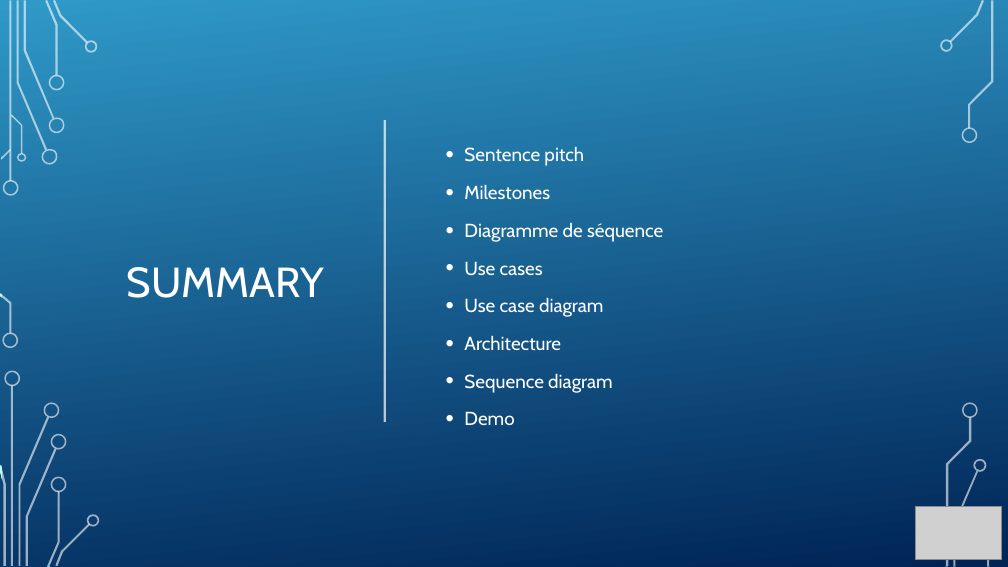
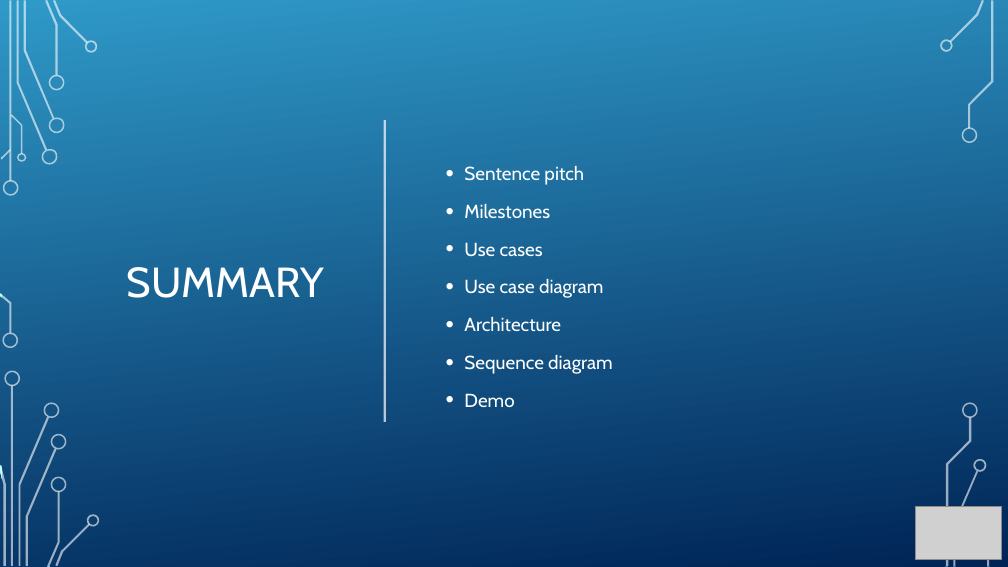
Before and after one commit to ahadhri90/VirtualTag, a slide deck: slide 2 of Projet Virtual Tag.pptx. Drawn at 1008x567 pixels with LibreOffice and Linux fonts; fonts in the diff are those of the drawing; grey boxes stand for pictures; background and template pictures are left out. Boxes give left, top, right and bottom in pixels: in the first picture for what was removed or moved away, otherwise in the second. Text is boxed around its words. In the diff, an @@ line names an element or a change of style, - is before the commit and + after.

```diff
--- a/Projet Virtual Tag.pptx
+++ b/Projet Virtual Tag.pptx
@@ text at [464,223,663,242]: paragraph removed @@
-• Diagramme de séquence
```
